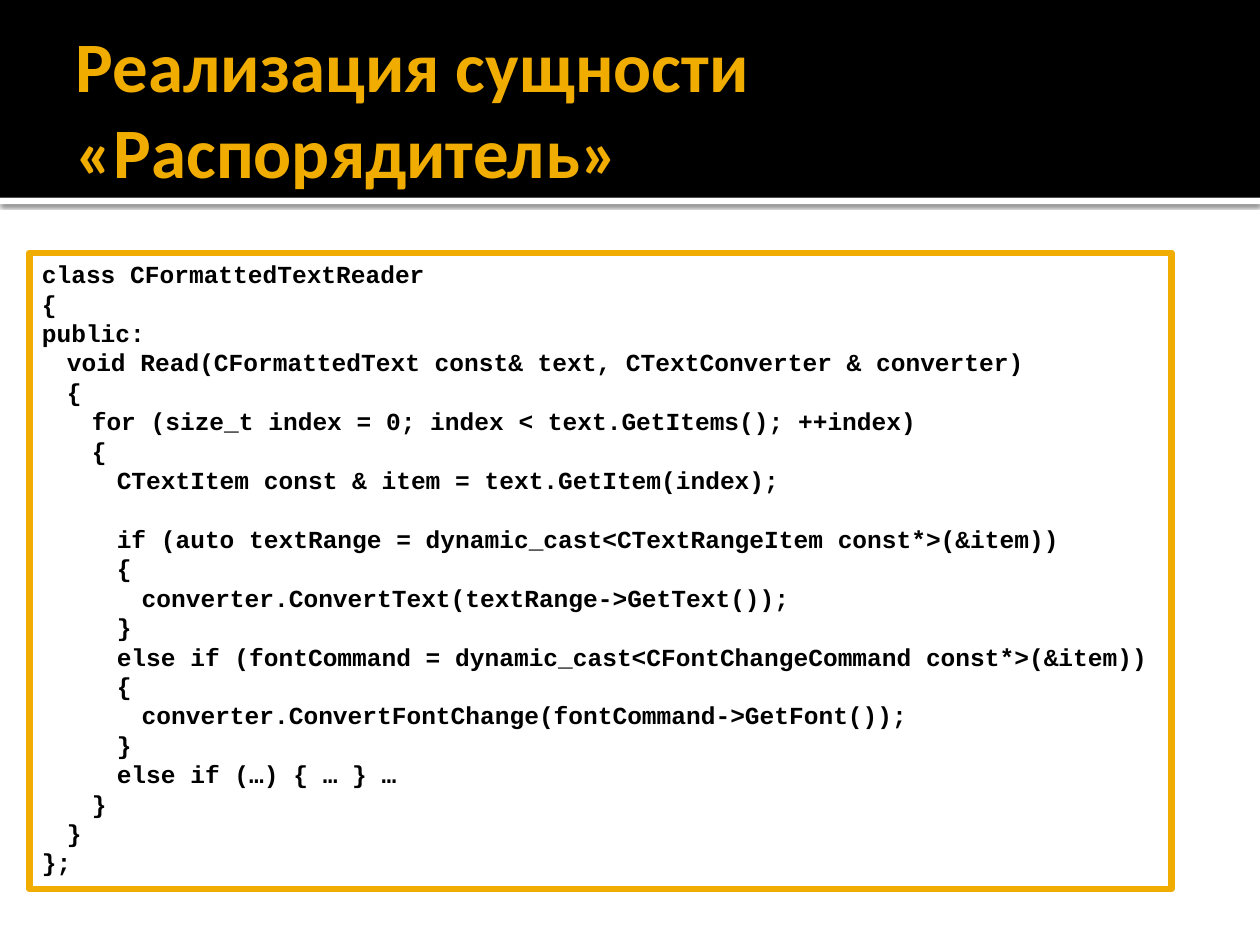
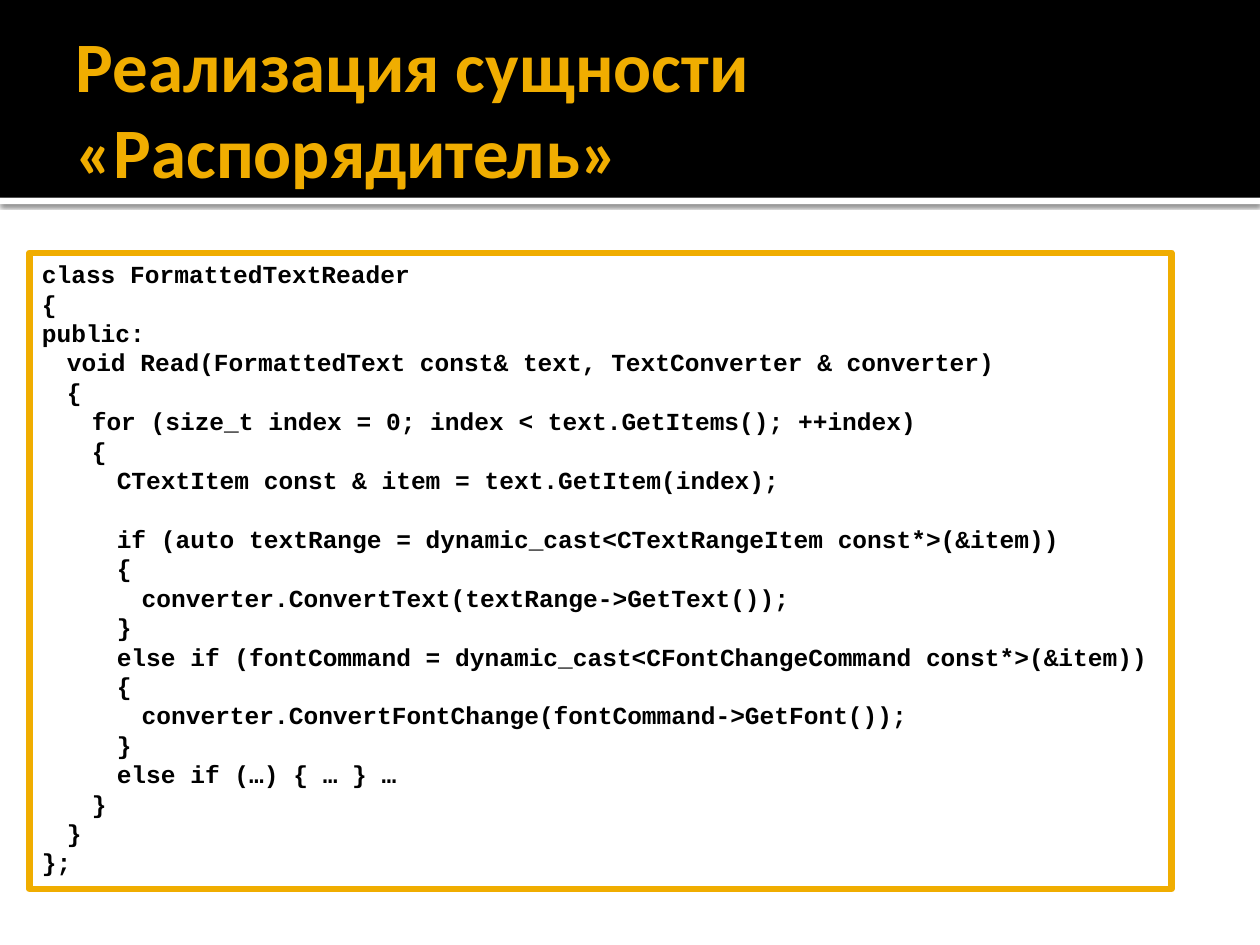
Before and after one commit to alexey-malov/ood, a slide deck: slide 10 of lectures/15.builder/builder.pptx. Drawn at 1260x945 pixels with LibreOffice and Linux fonts; fonts in the diff are those of the drawing. Boxes give left, top, right and bottom in pixels: in the first picture for what was removed or moved away, otherwise in the second. Text is boxed around its words. In the diff, an @@ line names an element or a change of style, - is before the commit and + after.

```diff
--- a/lectures/15.builder/builder.pptx
+++ b/lectures/15.builder/builder.pptx
@@ text in rectangle at [42, 265, 410, 284]: text changed @@
-class CFormattedTextReader
+class FormattedTextReader
@@ text in rectangle at [67, 353, 994, 376]: text changed @@
-void Read(CFormattedText const& text, CTextConverter & converter)
+void Read(FormattedText const& text, TextConverter & converter)
```
Also in this commit, not shown: 4 other slides changed, 1 other file.
